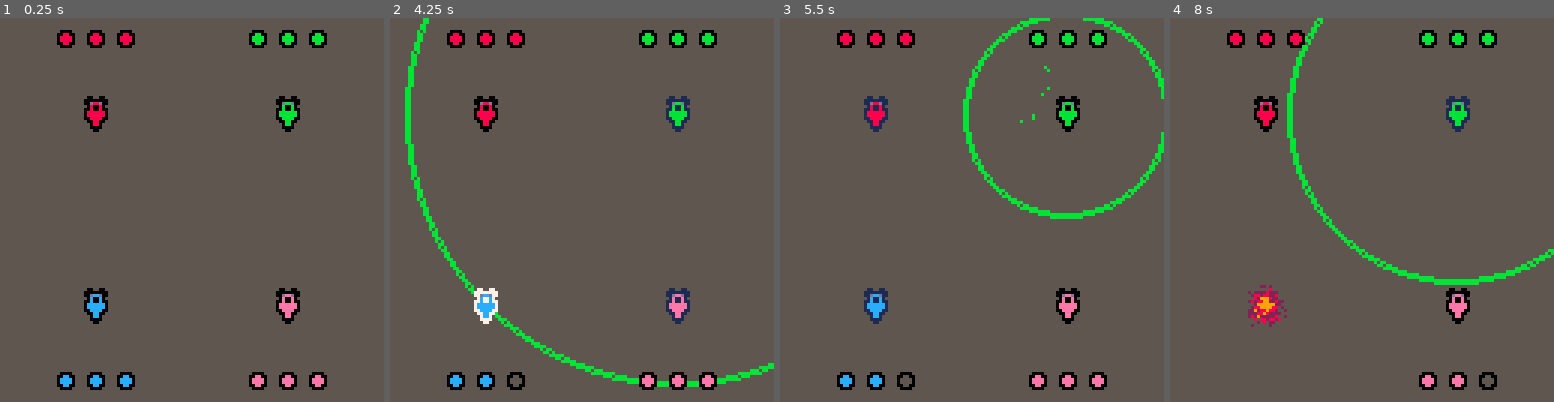
Above: before the commit, frames 1-4 (left to right).
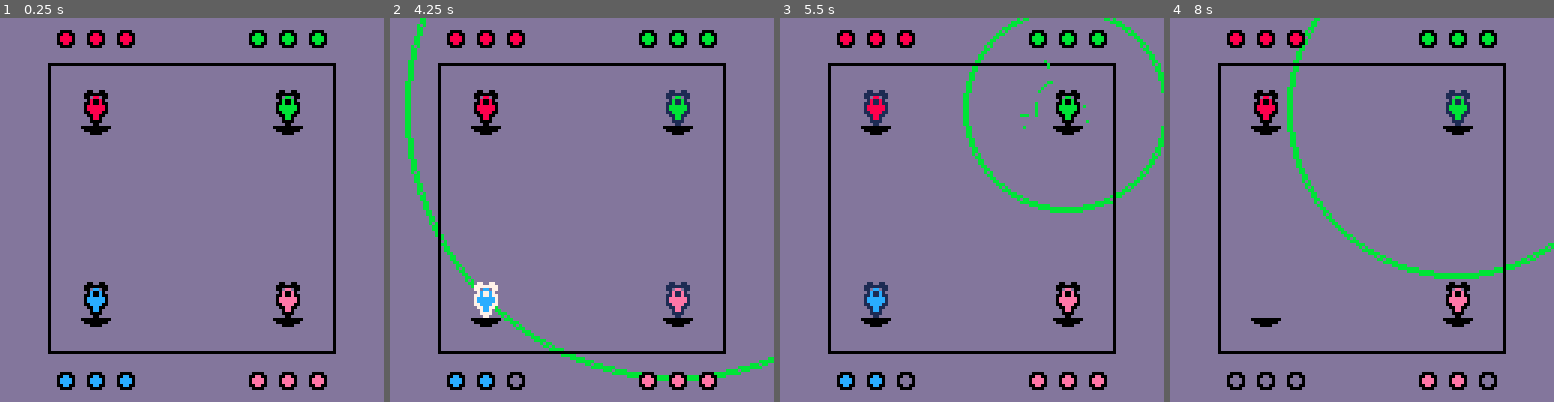
Above: after the commit, the same moments.

Repository: xAlekos/pico8_minigame
Game: PICO-8 cartridge untitled.p8
The game is run twice, just before and just after one commit, with the same random seed, the same clock (stepped at 60 frames per second) and the same inputs.
Inputs:
- Up to frame 1 (0.25 s): no input
- Up to frame 2 (4.25 s): tap X (X key) at 0.33, 1.07, 1.85, 2.97, 4.08 s; tap O (Z key) at 0.7, 1.7, 2.1, 2.5, 2.9, 3.3, 3.7, 4.1 s; hold Right 1.6-2.1 s; hold Up 2.15-2.42 s; hold Right 2.47-3.03 s; hold Left 3.08-3.58 s; hold Down 3.63-3.97 s; hold Right from 4.02 s (still down)
- Up to frame 3 (5.5 s): tap O (Z key) at 4.5, 4.9, 5.3 s; release Right at 4.68 s; hold Up 4.73-5.03 s; hold Left from 5.08 s (still down); tap X (X key) at 5.2 s
- Up to frame 4 (8 s): release Left at 5.68 s; tap O (Z key) every 0.4 s from 5.7 to 7.7 s; hold Down 5.73-6.03 s; hold Right 6.08-6.58 s; tap X (X key) at 6.32, 7.43 s; hold Right 6.63-7.13 s; hold Up 7.18-7.45 s; hold Right from 7.5 s (still down)

The runs differ from the first frame. In frame 1, 97% of the frame differs, in the area x 0-100%, y 0-100%; in frame 2, 96%; in frame 3, 96%; in frame 4, 97%.

Commit message:
funziona quasi tutto

Diff:
--- a/untitled.p8
+++ b/untitled.p8
@@ -4,6 +4,17 @@
 frame_counter = 0
 players_colors = {8,11,12,14}
 players = {}
+
+game_info = {
+
+
+player_num = 4,
+player_lives = {
+3,3,3,3},
+
+player_pos = {}
+
+}
 
 function create_player(px,py,pid)
 
@@ -40,14 +51,20 @@
 
 function init_players()
 
-	add(players,create_player(32 - 8 , 32 - 8,1))
-	add(players,create_player(96 - 8, 32 - 8,2))
-	add(players,create_player(32 - 8, 96 - 8,3))
-	add(players,create_player(96 - 8, 96 - 8,4))
+	add(players,create_player(32 - 8 , 30 - 8,1))
+	add(players,create_player(96 - 8, 30 - 8,2))
+	add(players,create_player(32 - 8, 94 - 8,3))
+	add(players,create_player(96 - 8, 94 - 8,4))
 
 	for _,player in pairs(players) do
 		create_hitbox(player)
 	end
+
+	add(game_info.player_pos,{x=32 - 8,y=30 - 8})
+	add(game_info.player_pos,{x=96 - 8,y=30 - 8})
+	add(game_info.player_pos,{x=32 - 8,y=94 - 8})
+ add(game_info.player_pos,{x=96 - 8,y=94 - 8})
+
 
 
 end
@@ -84,12 +101,12 @@
 		--smashing
 		if (player.jumping.smashing) then
 			smash(player)
-			play_animation(player.x - 8, player.y - 8, 4, false, false, smash_animation, {col = 4, to = players_colors[player.id]})
 		end
 
 		--hit
 		if(player.hit.active) then
 			player.lives -= 1
+			game_info.player_lives[player.id] -= 1
 			player.hit.cooldown = 6
 			player.hit.active = false
 			player.hitbox.active = false
@@ -154,11 +171,22 @@
 end
 
 function _draw()
-  cls(5)
+  cls(13)
+
+		if(#players == 1) then
+
+			print("game over", 64,64)
+			print("winner player " .. tostr(players[1].id), 64,74)
+			return
+		end
+
 
 		draw_effects()
 		draw_lives()
+		draw_background()
+		draw_plaltforms()
 		draw_players()
+
 		draw_animations()
 
 end
@@ -182,6 +210,7 @@
 
 function smash(player)
 
+	play_animation(player.x - 8, player.y - 8, 3, false, false, smash_animation, {col = 4, to = players_colors[player.id]})
 	player.jumping.frames_smashing+=1
 	if(player.jumping.frames_smashing > 12) then
 		player.jumping.frames_smashing = 0
@@ -192,6 +221,26 @@
 
 end
 -->8
+function draw_plaltforms()
+
+	for i = 1 ,game_info.player_num do
+			palt(0,false)
+			palt(1,true)
+			spr(2,game_info.player_pos[i].x+2,game_info.player_pos[i].y+13,1,1,false,false)
+			spr(2,game_info.player_pos[i].x+6,game_info.player_pos[i].y+13,1,1,true,false)
+			pal()
+	end
+end
+
+function draw_background()
+
+	line(16,15,111,15,0)
+	line(16,111,111,111,0)
+	line(16,16,16,111,0)
+	line(111,16,111,111,0)
+
+end
+
 function draw_players()
 
 
@@ -232,16 +281,16 @@
 end
 
 function draw_lives()
-	for _,player in pairs(players) do
-		local draw_pos_y = player.id <= 2 and 3 or 117
+	for n,player_lives in pairs(game_info.player_lives) do
+		local draw_pos_y = n <= 2 and 3 or 117
 		palt(0,false)
 		palt(1,true)
 		for i = 1 , 3 do
-			pal(6,players_colors[player.id])
-			if(i <= player.lives) then
-				spr(7,(player.x - 16) + 10 * i ,draw_pos_y,1,1,false,false)
+			pal(6,players_colors[n])
+			if(i <= player_lives) then
+				spr(7,(game_info.player_pos[n].x - 16) + 10 * i ,draw_pos_y,1,1,false,false)
 			else
-				spr(6,(player.x - 16) + 10 * i ,draw_pos_y,1,1,false,false)
+				spr(6,(game_info.player_pos[n].x - 16) + 10 * i ,draw_pos_y,1,1,false,false)
 			end
 		end
 		pal()
@@ -377,8 +426,8 @@
 playing = false,
 loop = false,
 frame = 1,
-length = 6,
-fpp=4,
+length =6,
+fpp=3,
 sprites={64,68,72,76,128,132,136,140},
 spr_w = 3,
 spr_h = 3
@@ -422,14 +471,14 @@
 
 
 __gfx__
-11111111111111110000000000000000000000000000000011111111111111110000000000000000000000000000000000000000000000000000000000000000
-11111111111111110000000000000000000000000000000011000011110000110000000000000000000000000000000005000555500055000000000000000000
-11111001100111110000000000000000000000000000000010011001100660010900090909000000000000999990000000002888828520000000000000000000
-11110000000011110000000000000000000000000000000010111101106666010000a97a7a900a00000099999999000002828899888850500000000000000000
-111100d77d0011110000000000000000000000000000000010111101106666010000aa9a779a0000000999aaaaa9900000588999999820000000000000000000
-111110700701111100000000000000000000000000000000100110011006600100097a77aa7a900000099aaaa7a99000052899aaaa9982000000000000000000
-1111007007001111000000000000000000000000000000001100001111000011007a9aa777a7aa0000999a7777aa990005889aa77aa998200000000000000000
-111107777770111100000000000000000000000000000000111111111111111100997a77777aa00000999777777a990005889a7a77aa98200000000000000000
+11111111111111111111111100000000000000000000000011111111111111110000000000000000000000000000000000000000000000000000000000000000
+11111111111111111000000000000000000000000000000011000011110000110000000000000000000000000000000005000555500055000000000000000000
+11111001100111111100000000000000000000000000000010011001100660010900090909000000000000999990000000002888828520000000000000000000
+11110000000011111111000000000000000000000000000010111101106666010000a97a7a900a00000099999999000002828899888850500000000000000000
+111100d77d0011111111111100000000000000000000000010111101106666010000aa9a779a0000000999aaaaa9900000588999999820000000000000000000
+111110700701111111111111000000000000000000000000100110011006600100097a77aa7a900000099aaaa7a99000052899aaaa9982000000000000000000
+1111007007001111111111110000000000000000000000001100001111000011007a9aa777a7aa0000999a7777aa990005889aa77aa998200000000000000000
+111107777770111111111111000000000000000000000000111111111111111100997a77777aa00000999777777a990005889a7a77aa98200000000000000000
 1111077777701111000000000000000000000000000000000000000000000000009a9a7777a9a0000099a777777a990000899a7777a995000000000000000000
 111100777700111100000000000000000000000000000000000000000000000000aa77aa7a7900000099aa777a7a990002889aaa7aa988200000000000000000
 1111100770011111000000000000000000000000000000000777777777777777000a7777a777a00000999aaa7aaa9000052899aaaa9985000000000000000000
@@ -518,14 +567,14 @@
 00000000000000000000000040000000000000000000000000000000440000000000000000000000000000000000000000000000000000000000000000000000
 00000000000000000000000000000000000000000000000000000000040000000000000000000000000000000000000000000000000000000000000000000000
 00000000000000000000000000000000000000000000000000000000000000000000000000000000000000000000000000000000000000000000000000000000
-00000000000000000000000000000000000000000000000000000000000000000000000000000000000000000000000000000000000000000000000000000000
-00000000000000000000000000000000000000000000000000000000000000000000000000000000000000000000000000000000000000000000000000000000
-00000000000000000000000000000000000000000000000000000000000000000000000000000000000000000000000000000000000000000000000000000000
-00000000000000000000000000000000000000000000000000000000000000000000000000000000000000000000000000000000000000000000000000000000
-00000000000000000000000000000000000000000000000000000000000000000000000000000000000000000000000000000000000000000000000000000000
-00000000000000000000000000000000000000000000000000000000000000000000000000000000000000000000000000000000000000000000000000000000
-00000000000000000000000000000000000000000000000000000000000000000000000000000000000000000000000000000000000000000000000000000000
-00000000000000000000000000000000000000000000000000000000000000000000000000000000000000000000000000000000000000000000000000000000
+00000000000555550000000000000000000000000000000000000000000000000000000000000000000000000000000000000000000000000000000000000000
+00000000000500050000000000000000000000000000000000000000000000000000000000000000000000000000000000000000000000000000000000000000
+00000000000500050000000000000000000000000000000000000000000000000000000000000000000000000000000000000000000000000000000000000000
+00000000055500050000000000000000000000000000000000000000000000000000000000000000000000000000000000000000000000000000000000000000
+00000000055555550000000000000000000000000000000000000000000000000000000000000000000000000000000000000000000000000000000000000000
+00000000055550050000000000000000000000000000000000000000000000000000000000000000000000000000000000000000000000000000000000000000
+00000000055550050000000000000000000000000000000000000000000000000000000000000000000000000000000000000000000000000000000000000000
+00000000055555550000000000000000000000000000000000000000000000000000000000000000000000000000000000000000000000000000000000000000
 00000000000000000000000000000000000000000000000000000000000000000000000000000000000000000000000000000000000000000000000000111111
 00000000000000000000000000000000000000000000000000000000000000000000000000000000000000000000000000000000000000000000000000111111
 00000000000000000000000000000000000000000000000000000000000000000000000000000000000000000000000000000000000000000000000000111111
